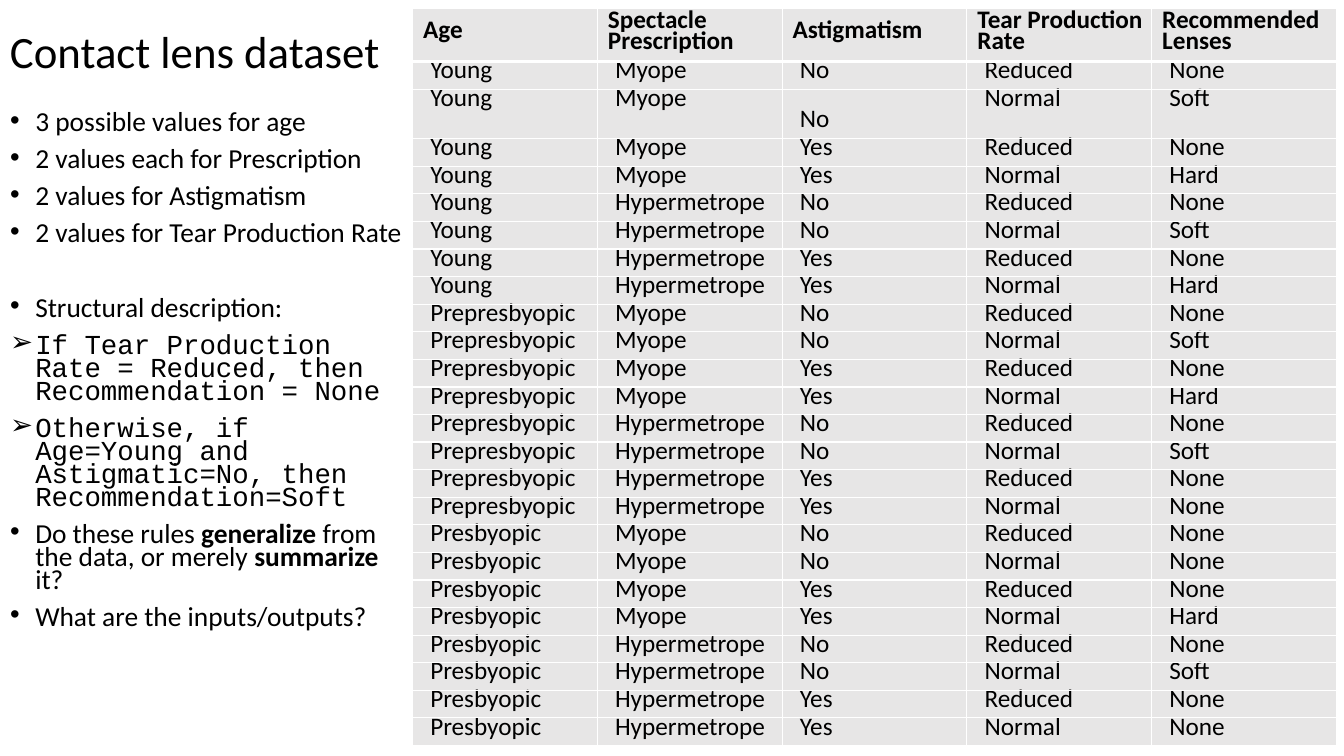
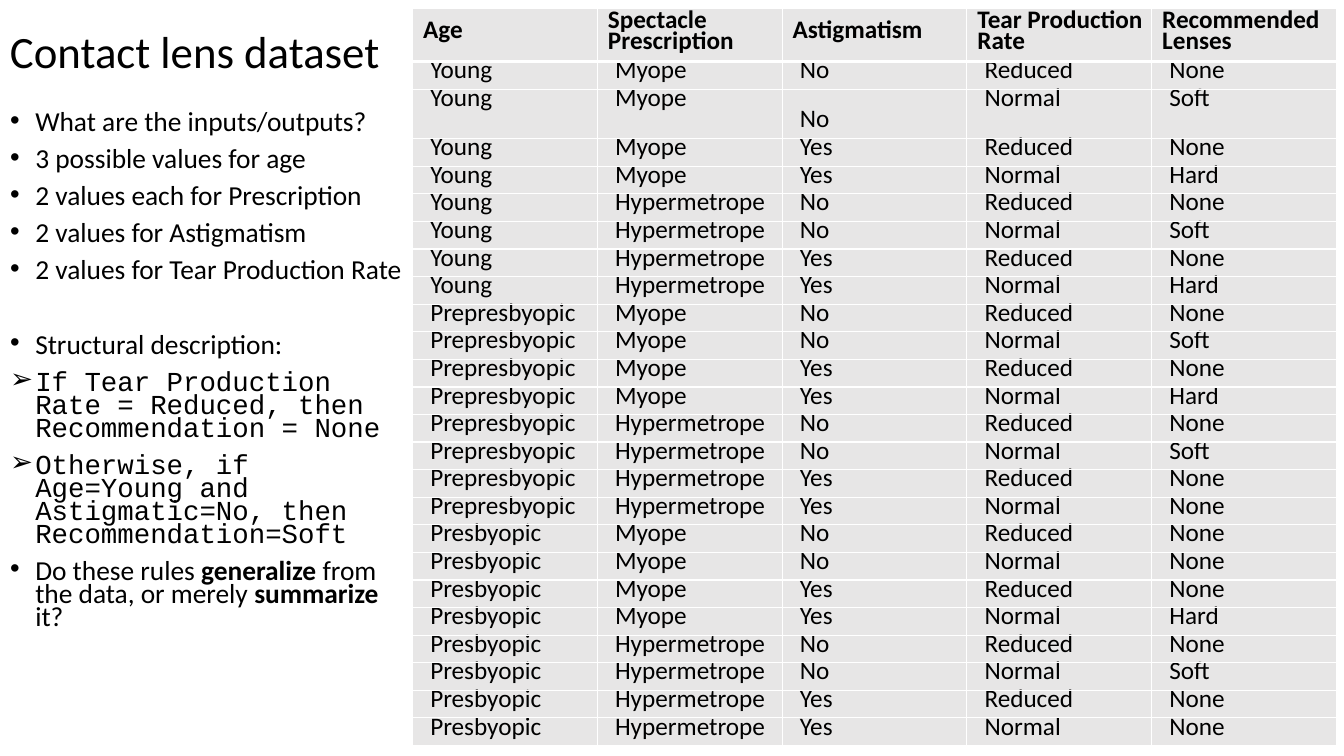
Before and after one commit to russellu/cs405, a slide deck: slide 11 of Lecture_01.pptx. Drawn at 1344x756 pixels with LibreOffice and Linux fonts; fonts in the diff are those of the drawing. Boxes give left, top, right and bottom in pixels: in the first picture for what was removed or moved away, otherwise in the second. Text is boxed around its words. In the diff, an @@ line names an element or a change of style, - is before the commit and + after.

```diff
--- a/Lecture_01.pptx
+++ b/Lecture_01.pptx
@@ text at (x1=35, y1=112, x2=367, y2=136): paragraph added @@
+• What are the inputs/outputs?
@@ text at (x1=35, y1=607, x2=367, y2=631): paragraph removed @@
-• What are the inputs/outputs?
```
Also in this commit, not shown: 5 other slides changed.
